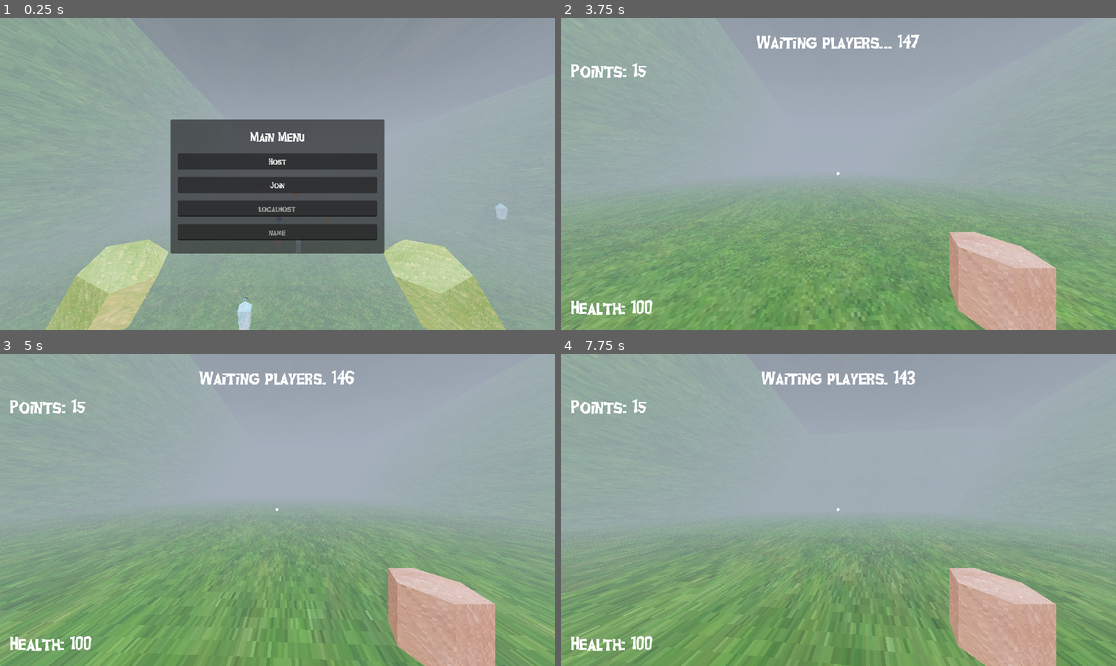
Above: before the commit, frames 1-4 (two rows, left to right).
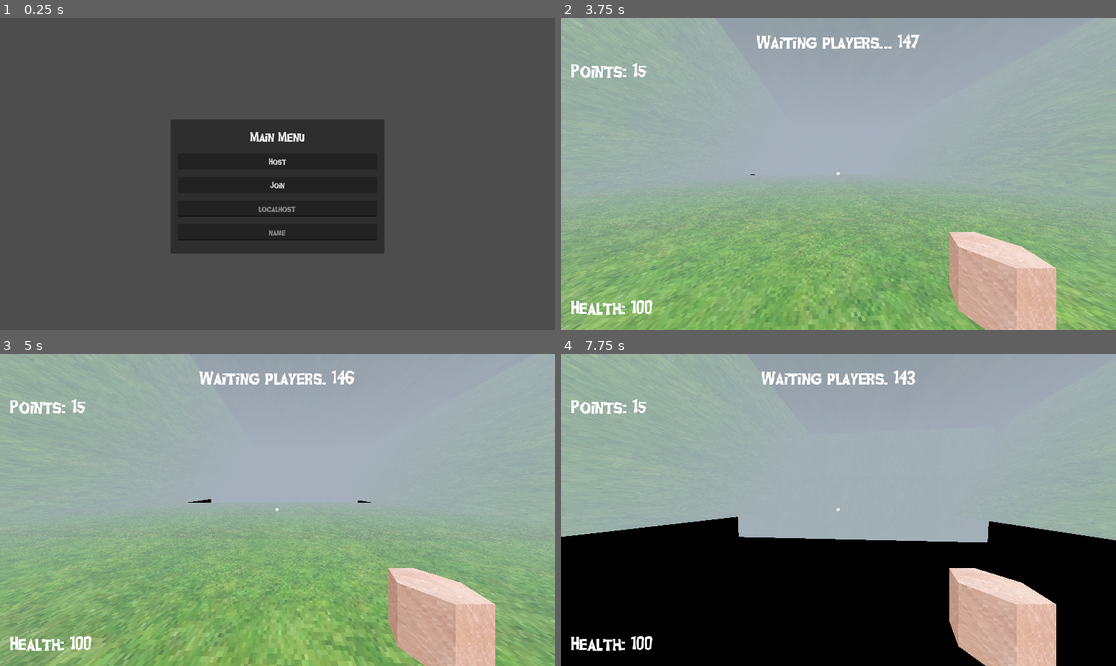
Above: after the commit, the same moments.

Repository: erioxis/dozetgame
Game: Godot game, scene res://Scenes/world.tscn
The game is run twice, just before and just after one commit, with the same random seed, the same clock (stepped at 60 frames per second) and the same inputs.
Inputs (mouse positions are in pixels of both pictures, inside the frame that each line leads up to):
- Up to frame 1 (0.25 s): no input
- Up to frame 2 (3.75 s): click (838, 208) at 0.52 s; type "12" at 0.6 s; click (838, 233) at 0.75 s; type "Alex" at 0.83 s; click "Host" at 1.25 s; tap Enter at 2 s; move the mouse to (866, 174) at 2.02 s; hold W (up) from 2.03 s (still down); tap E (interact) at 2.1 s; tap Space (jump) at 2.27, 3.02 s; move the mouse to (810, 174) at 2.77 s; click (810, 174) at 2.85 s; move the mouse to (849, 167) at 3.52 s; tap Q at 3.6 s
- Up to frame 3 (5 s): keep holding W (up); move the mouse to (271, 516) at 4.27 s; tap Shift at 4.35 s; tap Space (jump) at 4.52 s
- Up to frame 4 (7.75 s): move the mouse to (877, 513) at 5.02 s; tap Alt at 5.1 s; tap Space (jump) at 5.27, 6.02, 7.52 s; move the mouse to (794, 506) at 5.77 s; tap E (interact) at 5.85 s; move the mouse to (844, 510) at 6.52 s; click (844, 510) at 6.6 s; move the mouse to (816, 503) at 7.27 s; release W (up) at 7.28 s; hold D (right) from 7.28 s (still down); tap Q at 7.35 s

The runs differ from the first frame. In frame 1, 93% of the frame differs, in the area x 0-100%, y 0-100%; in frame 2, 0.8%; in frame 3, 11%; in frame 4, 40%.

Commit message:
hihih

Diff:
--- a/Scenes/zc_fear_house.tscn
+++ b/Scenes/zc_fear_house.tscn
@@ -7,7 +7,6 @@
 [ext_resource type="PackedScene" uid="uid://1irhveuvktve" path="res://Scenes/Death.tscn" id="5_qniop"]
 [ext_resource type="PackedScene" uid="uid://dkv26l5o2ya1n" path="res://Scenes/sigil.tscn" id="6_to7d0"]
 [ext_resource type="PackedScene" uid="uid://bihe3vjkrm26t" path="res://Scenes/box.tscn" id="7_4tei5"]
-[ext_resource type="PackedScene" uid="uid://cisfy1dg603e0" path="res://Scenes/zombie.tscn" id="8_0pqma"]
 [ext_resource type="PackedScene" uid="uid://d24vbswh4xlj8" path="res://Scenes/someone.tscn" id="9_fvj40"]
 
 [sub_resource type="BoxShape3D" id="BoxShape3D_n5sbf"]
@@ -28,6 +27,9 @@
 
 [node name="Level" type="Node3D"]
 script = ExtResource("1_6sltn")
+
+[node name="DirectionalLight3D" type="DirectionalLight3D" parent="."]
+transform = Transform3D(0.458076, 0.888913, 1.36517e-08, -0.794151, 0.409242, 0.449272, 0.399364, -0.205801, 0.893395, 0, 7.08671, 3.98595)
 
 [node name="floor" type="StaticBody3D" parent="."]
 
@@ -114,24 +116,6 @@
 [node name="Spawn2" type="Marker3D" parent="."]
 transform = Transform3D(1, 0, 0, 0, 1, 0, 0, 0, 1, 0, 5.77651, 15.739)
 
-[node name="Zombie" parent="." instance=ExtResource("8_0pqma")]
-transform = Transform3D(1, 0, 0, 0, 1, 0, 0, 0, 1, 0, 9.66004, 23.6407)
-
-[node name="Zombie2" parent="." instance=ExtResource("8_0pqma")]
-transform = Transform3D(1, 0, 0, 0, 1, 0, 0, 0, 1, 5.75394, 9.66004, 23.6407)
-
-[node name="floor2" type="StaticBody3D" parent="."]
-transform = Transform3D(1, 0, 0, 0, 1, 0, 0, 0, 3.14212, 0, 0, -117.822)
-
-[node name="CollisionShape3D" type="CollisionShape3D" parent="floor2"]
-transform = Transform3D(1, 0, 0, 0, 1, 0, 0, 0, 1, 0.00952387, -0.0220327, 0.0167322)
-shape = SubResource("BoxShape3D_n5sbf")
-
-[node name="Flat" type="MeshInstance3D" parent="floor2"]
-material_override = SubResource("ShaderMaterial_x1yfp")
-mesh = ExtResource("4_32rhn")
-skeleton = NodePath("../..")
-
 [node name="floor3" type="StaticBody3D" parent="."]
 transform = Transform3D(2.23818, 0, 0, 0, 1, 0, 0, 0, 11.071, 0, 25.9591, -7.66543)
 
@@ -145,7 +129,7 @@
 skeleton = NodePath("../..")
 
 [node name="someone" parent="." instance=ExtResource("9_fvj40")]
-transform = Transform3D(1, 0, 0, 0, 1, 0, 0, 0, 1, -14.3967, 8.61742, -160.314)
+transform = Transform3D(1, 0, 0, 0, 1, 0, 0, 0, 1, -0.110016, 8.61742, -160.314)
 
 [node name="floor5" type="StaticBody3D" parent="."]
 transform = Transform3D(1.45046, 0, 0, 0, -0.0457291, -1.93038, 0, 0.998954, -0.0883669, 0, 45.6817, -150.099)
@@ -172,3 +156,26 @@
 material_override = SubResource("ShaderMaterial_x1yfp")
 mesh = ExtResource("4_32rhn")
 skeleton = NodePath("../..")
+
+[node name="floor7" type="StaticBody3D" parent="."]
+transform = Transform3D(1, 0, 1.74846e-07, 0, 1, 0, -1.74846e-07, 0, 1, 4.97995e-06, 0, -181.658)
+
+[node name="CollisionShape3D" type="CollisionShape3D" parent="floor7"]
+transform = Transform3D(1, 0, 0, 0, 1, 0, 0, 0, 1, 0.00952387, -0.0220327, 0.0167322)
+shape = SubResource("BoxShape3D_n5sbf")
+
+[node name="Flat" type="MeshInstance3D" parent="floor7"]
+material_override = SubResource("ShaderMaterial_x1yfp")
+mesh = ExtResource("4_32rhn")
+
+[node name="floor2" type="StaticBody3D" parent="."]
+transform = Transform3D(-1, 0, -8.74228e-08, 0, 1, 0, 8.74228e-08, 0, -1, 0, 0, -56.964)
+
+[node name="CollisionShape3D" type="CollisionShape3D" parent="floor2"]
+transform = Transform3D(1, 0, 0, 0, 1, 0, 0, 0, 1, 0.00952387, -0.0220327, 0.0167322)
+shape = SubResource("BoxShape3D_n5sbf")
+
+[node name="Flat" type="MeshInstance3D" parent="floor2"]
+material_override = SubResource("ShaderMaterial_x1yfp")
+mesh = ExtResource("4_32rhn")
+skeleton = NodePath("../..")
Not shown: 1 places in Scenes/zc_fear_house.tscn that only renumber resources
